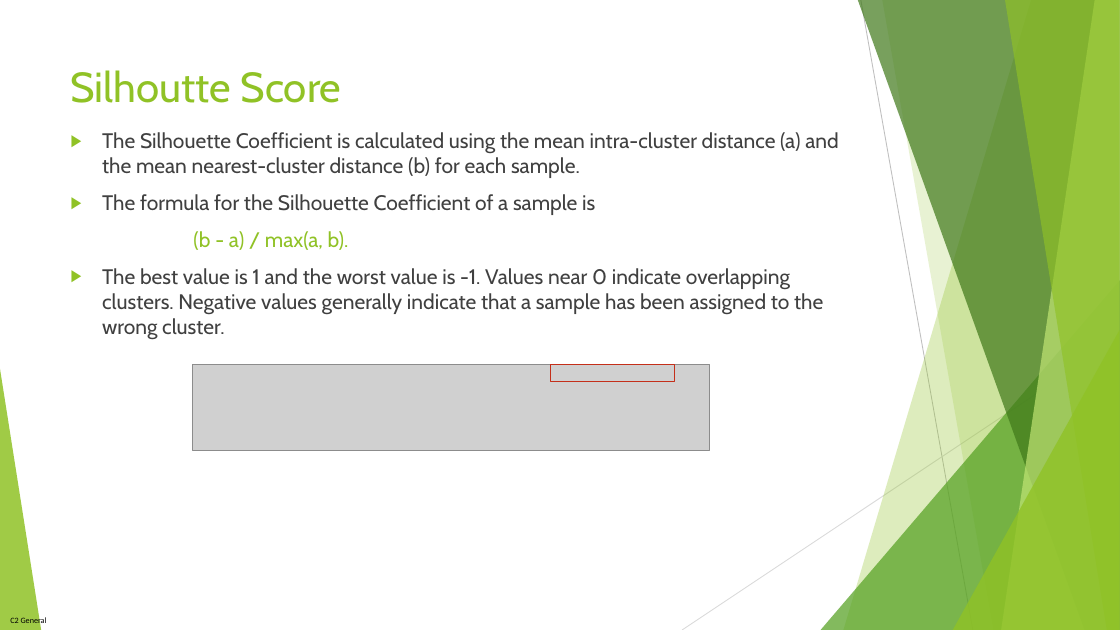
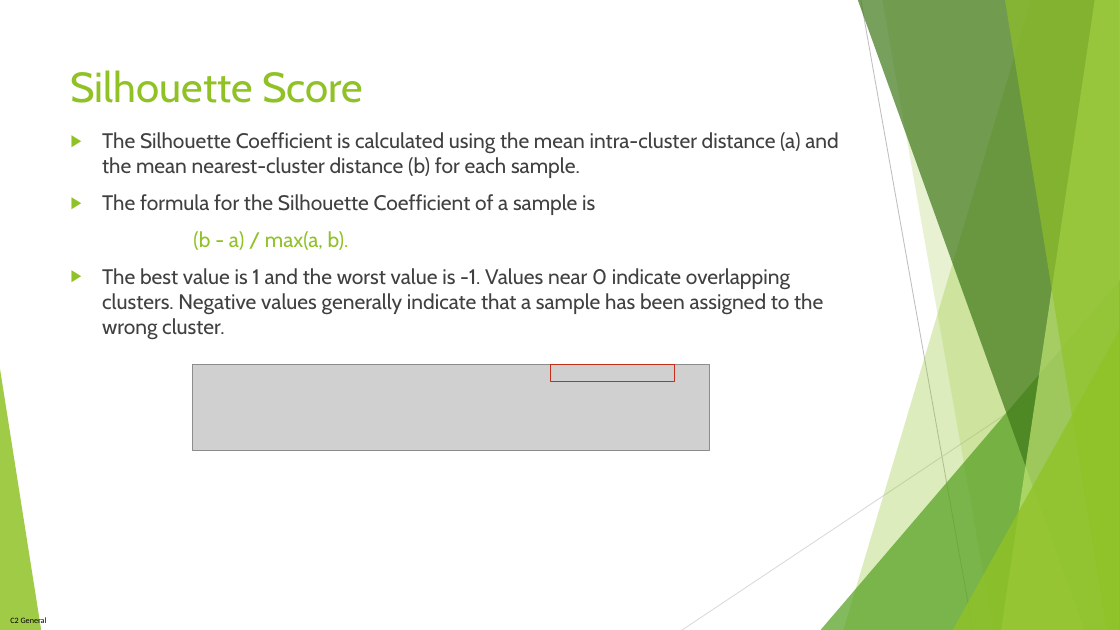
Before and after one commit to JDCANELAS/Coursera_Capstone, a slide deck: slide 7 of The Battle of Neighborhoods - Presentation.pptx. Drawn at 1120x630 pixels with LibreOffice and Linux fonts; fonts in the diff are those of the drawing; grey boxes stand for pictures. Boxes give left, top, right and bottom in pixels: in the first picture for what was removed or moved away, otherwise in the second. Text is boxed around its words. In the diff, an @@ line names an element or a change of style, - is before the commit and + after.

```diff
--- a/The Battle of Neighborhoods - Presentation.pptx
+++ b/The Battle of Neighborhoods - Presentation.pptx
@@ title at (71,70,363,103): text changed @@
-Silhoutte Score
+Silhouette Score
```
Also in this commit, not shown: 1 other slide changed, 1 other file.
